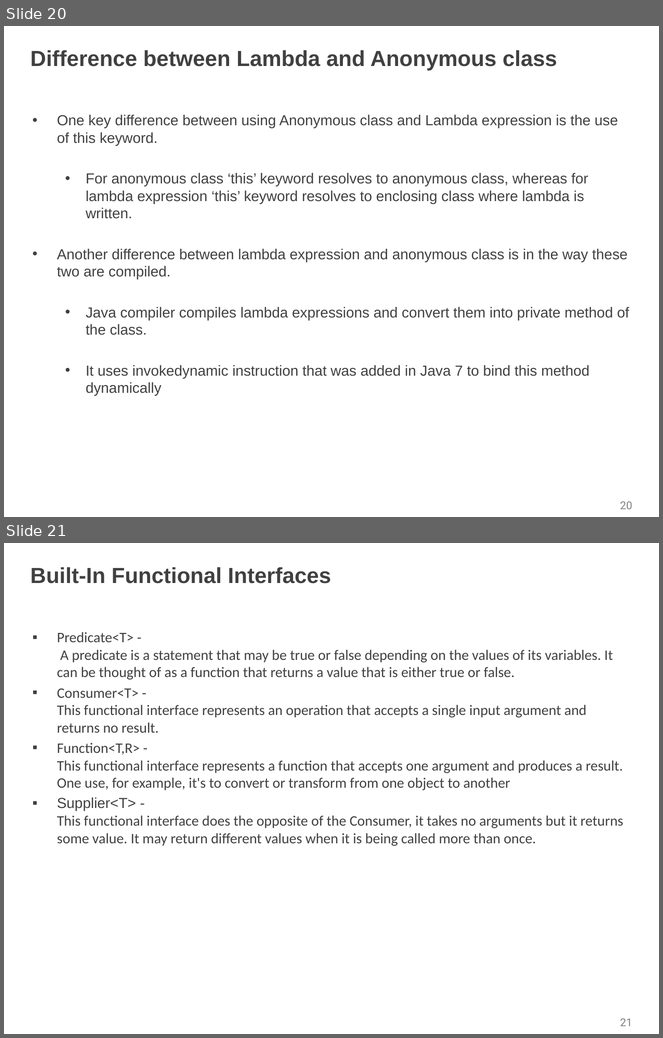
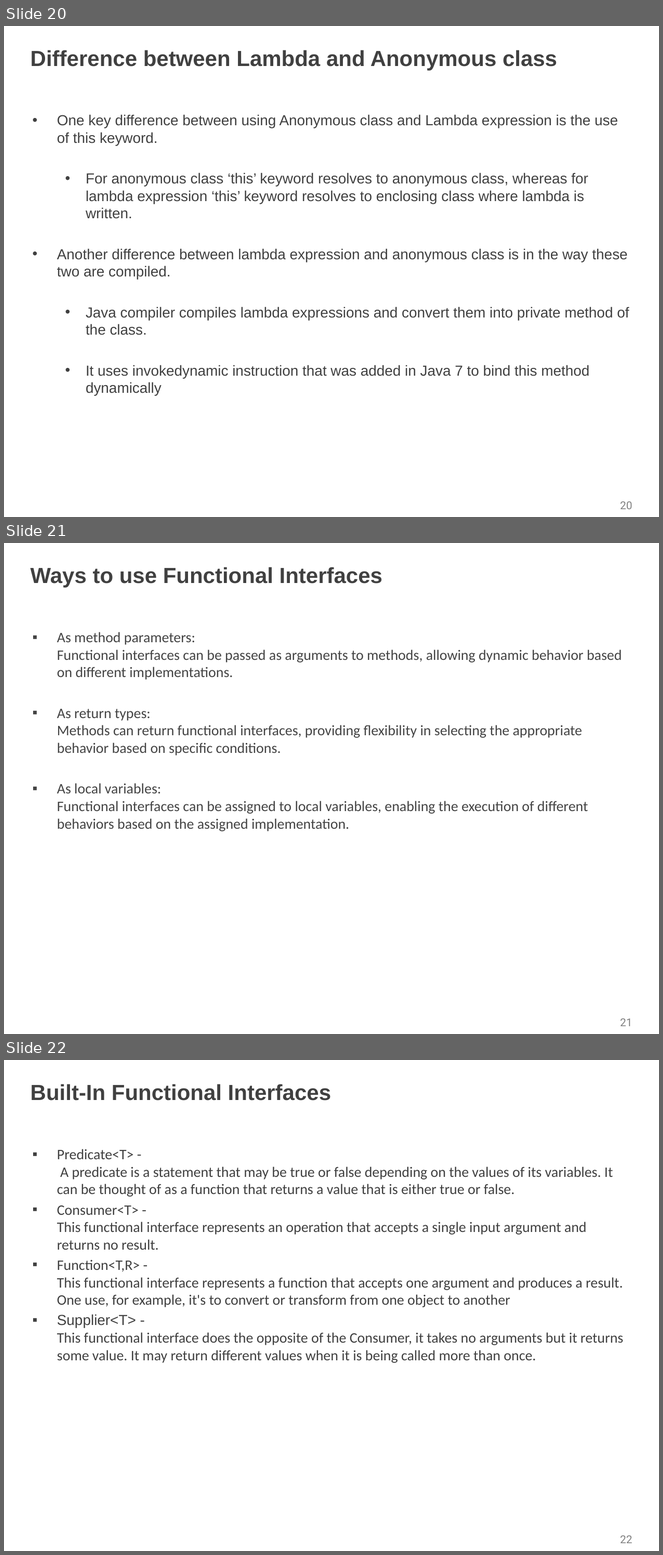
Before and after one commit to shalini06mittal/NCPIWS, a slide deck: ppt/Interfaces.pptx. Shown one above the other, each under a label of ours: slides 20 and 21 before the commit, slides 20, 21 and 22 after it. The pictures are 663x1038 and 663x1555 pixels, drawn with LibreOffice and Linux fonts; fonts in the diff are those of the drawing; background and template pictures are left out. Boxes give left, top, right and bottom in pixels: in the first picture for what was removed or moved away, otherwise in the second. Text is boxed around its words. In the diff, an @@ line names an element or a change of style, - is before the commit and + after.

Commit message:
interfaces

```diff
--- a/ppt/Interfaces.pptx
+++ b/ppt/Interfaces.pptx
@@ slide 21 added at bbox=[4, 543, 659, 1034], background picture (left out); not listed: 1 template element that a slide beside it also shows @@
@@ title added at bbox=[31, 567, 383, 587], 24 pt, text #404040, bold @@
+Ways to use Functional Interfaces
@@ text added at bbox=[57, 632, 622, 832], 16 pt, text #444444 @@
+▪ As method parameters:
+  Functional interfaces can be passed as arguments to methods, allowing dynamic behavior based on different implementations.
+▪ As return types:
+  Methods can return functional interfaces, providing flexibility in selecting the appropriate behavior based on specific conditions.
+▪ As local variables:
+  Functional interfaces can be assigned to local variables, enabling the execution of different behaviors based on the assigned implementation.
@@ what was slide 21 is now slide 22 @@
@@ page number at bbox=[620, 1536, 633, 1544]: text changed @@
-21
+22
```
Also in this commit, not shown: 2 slides changed, 9 other slides added, 4 other files.
